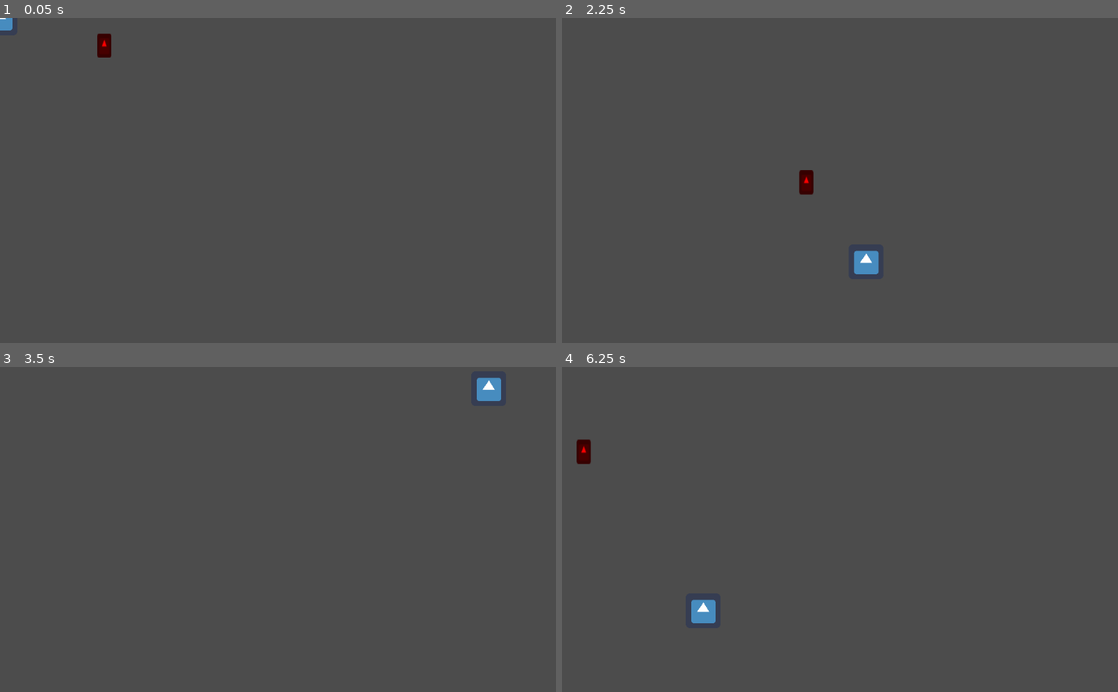
Above: before the commit, frames 1-4 (two rows, left to right).
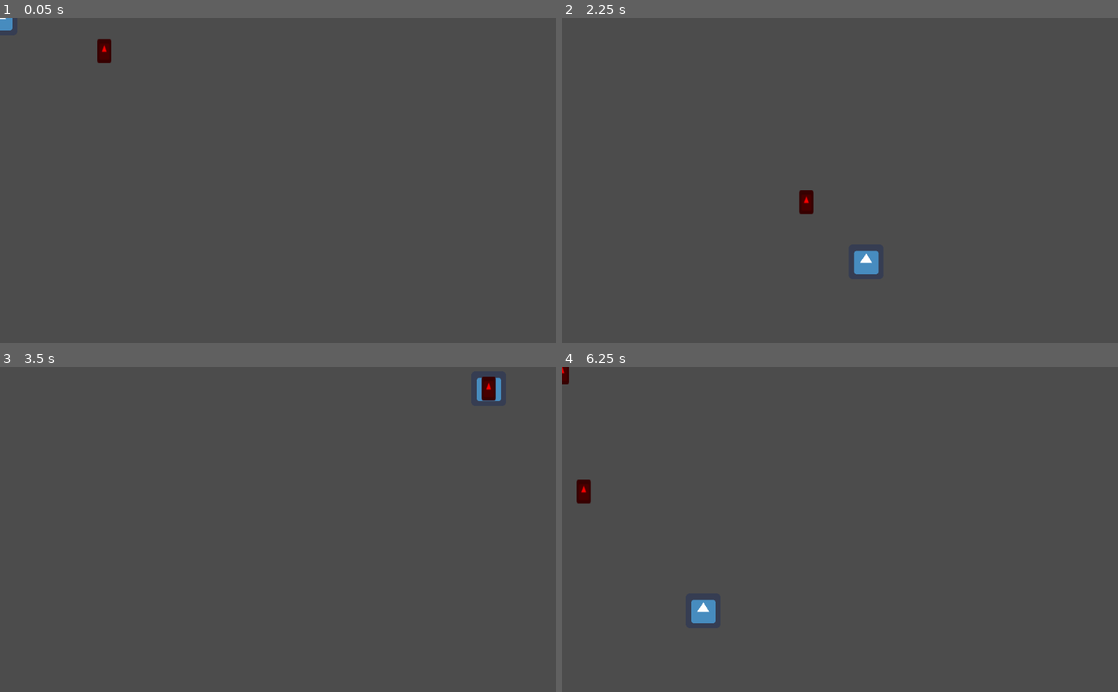
Above: after the commit, the same moments.

Repository: malachi2237/Cyber-Invader
Game: Godot game, scene res://GameScene.tscn
The game is run twice, just before and just after one commit, with the same random seed, the same clock (stepped at 60 frames per second) and the same inputs. The engine's default icon, where the game draws it, is replaced by a stand-in: a white triangle on a blue panel in a dark square.
Inputs:
- Up to frame 1 (0.05 s): no input
- Up to frame 2 (2.25 s): tap Enter at 0.5 s; hold D (player_move_right) 0.53-1.28 s; hold Space (player_shoot) 0.53-1.28 s; hold S (player_move_down) 1.28-2.03 s; tap Space (player_shoot) at 1.35 s; hold D (player_move_right) from 2.03 s (still down); hold Space (player_shoot) from 2.03 s (still down)
- Up to frame 3 (3.5 s): release D (player_move_right) at 2.78 s; release Space (player_shoot) at 2.78 s; hold W (player_move_up) from 2.78 s (still down); tap Space (player_shoot) at 2.85 s
- Up to frame 4 (6.25 s): release W (player_move_up) at 3.53 s; hold Space (player_shoot) 3.53-4.28 s; hold A (player_move_left) 3.53-5.03 s; tap Space (player_shoot) at 4.35, 5.85 s; hold S (player_move_down) 5.03-5.78 s; hold Space (player_shoot) 5.03-5.78 s; hold D (player_move_right) from 5.78 s (still down)

The runs differ from the first frame. In frame 1, 0.1% of the frame differs, in the area x 17-20%, y 4-14%; in frame 2, 0.3%; in frame 3, 0.2%; in frame 4, 0.5%, in the area x 0-6%, y 0-43%.

Commit message:
Implemented Byters, fixed some issues with BulletSpawner

Diff:
--- a/Bullets/Bullet.tscn
+++ b/Bullets/Bullet.tscn
@@ -8,7 +8,6 @@
 [node name="Bullet" type="Area2D"]
 position = Vector2( 192, 91 )
 script = ExtResource( 1 )
-shotSpeed = 800
 
 [node name="BulletSprite" type="Sprite" parent="."]
 modulate = Color( 1, 0, 0, 1 )
--- a/Bullets/BulletSpawner.gd
+++ b/Bullets/BulletSpawner.gd
@@ -1,8 +1,10 @@
-extends Node
+extends Node2D
 
 class_name BulletSpawner
 
-export(NodePath) var bullet_prefab
+export(String) var bullet_override;
+
+onready var bullet_prefab = preload("res://Bullets/Bullet.tscn")
 
 var shoot_timer
 var rotator
@@ -17,11 +19,15 @@
 func _ready():
 	var step = 2 * PI / spawn_point_count
 
+	if (bullet_override):
+		bullet_prefab = load(bullet_override)
+
 	shoot_timer = Timer.new()
 	rotator = Node2D.new()
 
 	add_child(shoot_timer)
 	add_child(rotator)
+
 
 	for i in range(spawn_point_count):
 		var spawn_point = Node2D.new()
@@ -29,6 +35,8 @@
 		spawn_point.position = pos
 		spawn_point.rotation = pos.angle()
 		rotator.add_child(spawn_point)
+
+	rotator.rotate(deg2rad(initial_rotation))
 
 	shoot_timer.wait_time = shot_timer
 	shoot_timer.connect("timeout", self, "_volley")
@@ -47,4 +55,4 @@
 		scene.add_child(bullet)
 
 		bullet.position = s.global_position
-		bullet.rotation = s.global_rotation
+		bullet.rotation = s.global_rotation + deg2rad(90)
